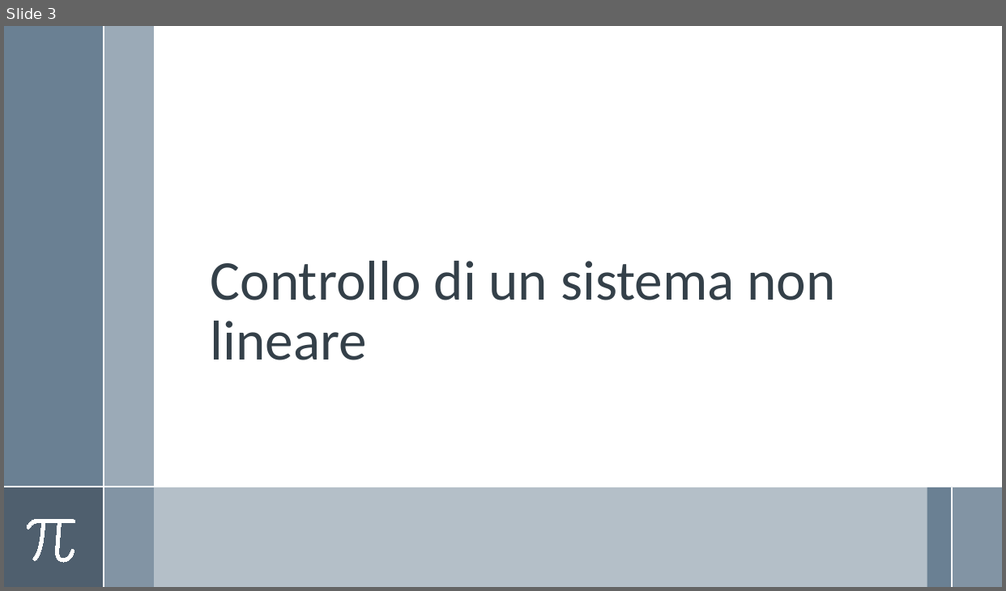
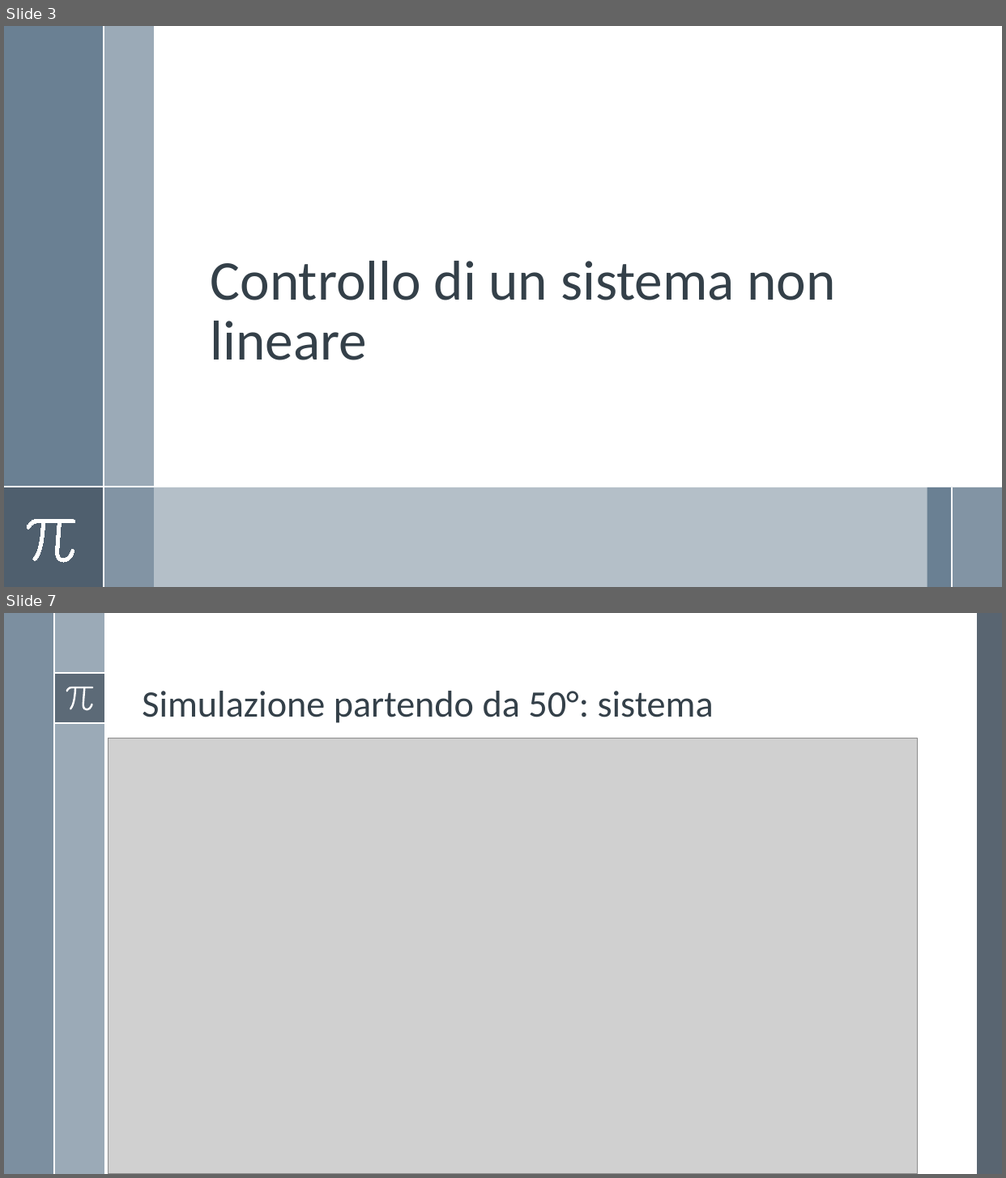
Before and after one commit to Alfystar/mv-Project, a slide deck: 00_Relazione/Simulazione sistema e Modello di controllo/Simulazione e Controllo.pptx. Shown one above the other, each under a label of ours: slide 3 before the commit, slides 3 and 7 after it; the slides between them are not shown. The pictures are 1006x591 and 1006x1178 pixels, drawn with LibreOffice and Linux fonts; fonts in the diff are those of the drawing; grey boxes stand for pictures. Boxes give left, top, right and bottom in pixels: in the first picture for what was removed or moved away, otherwise in the second. Text is boxed around its words. In the diff, an @@ line names an element or a change of style, - is before the commit and + after.

```diff
--- a/00_Relazione/Simulazione sistema e Modello di controllo/Simulazione e Controllo.pptx
+++ b/00_Relazione/Simulazione sistema e Modello di controllo/Simulazione e Controllo.pptx
@@ slide 7 added at [4, 613, 1002, 1174], background #FFFFFF @@
@@ rectangle added at [4, 613, 54, 1174], fill #6A8093 at 88% opacity @@
@@ rectangle added at [54, 613, 104, 1174], fill #9BAAB7 @@
@@ line added from (54, 613) to (54, 1174), #FFFFFF 1.5 pt @@
@@ rectangle added at [978, 613, 1002, 1174], fill #475562 at 90% opacity @@
@@ rectangle added at [54, 674, 104, 724], fill #475562 at 75% opacity @@
@@ line added from (54, 674) to (104, 674), #FFFFFF 1.5 pt @@
@@ freeform shape added at [66, 687, 94, 710], fill #FFFFFF @@
@@ title added at [142, 691, 714, 723], 36 pt, text #35404A @@
+Simulazione partendo da 50°: sistema
@@ line added from (54, 723) to (104, 723), #FFFFFF 1.5 pt @@
@@ picture added at [108, 738, 918, 1174] @@
```
Also in this commit, not shown: 4 slides changed, 1 other slide added, 2 slides removed, 4 other files.
